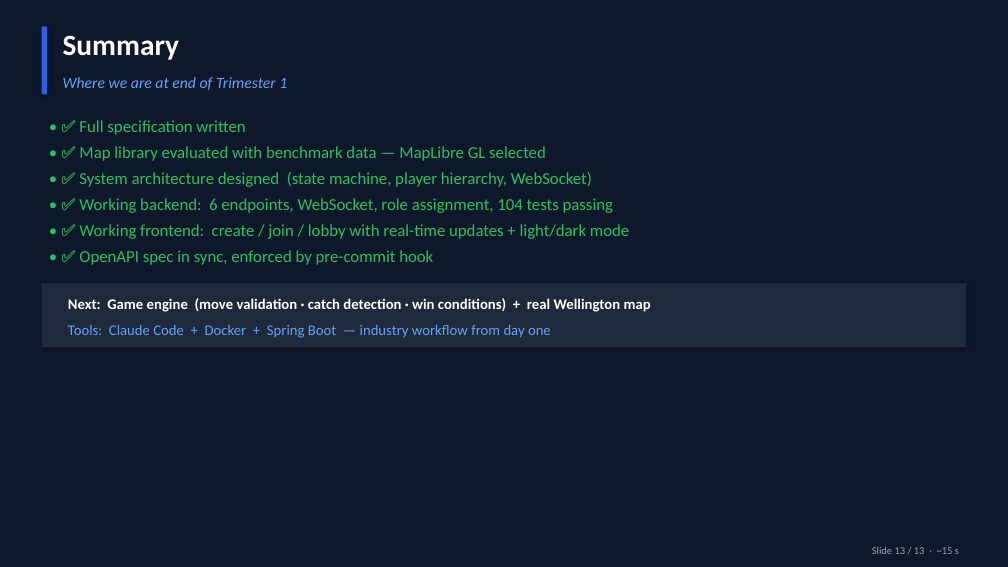
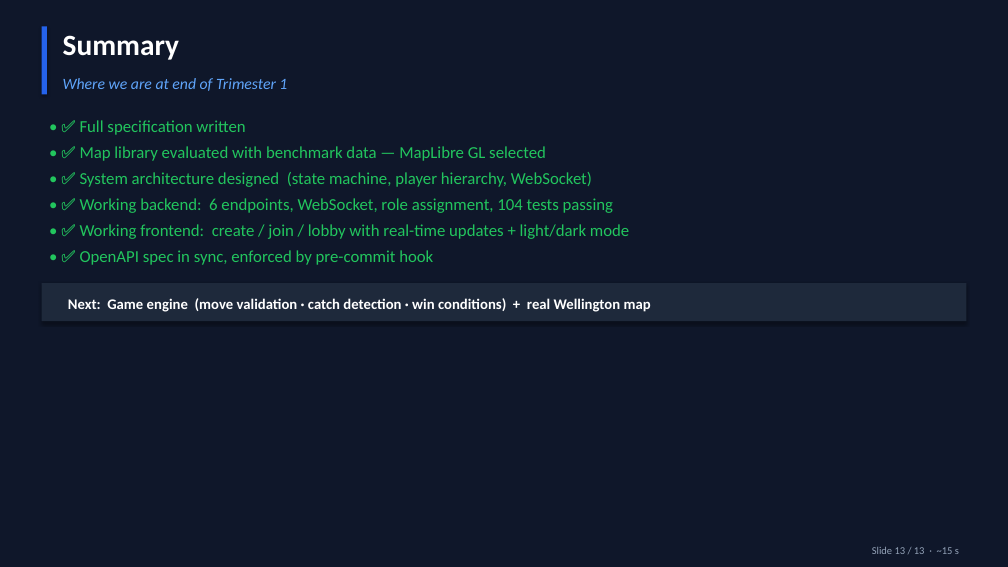
Before and after one commit to Ming-Bao/Scotland-Yard, a slide deck: slide 13 of documentation/presentation/presentation.pptx. Drawn at 1008x567 pixels with LibreOffice and Linux fonts; fonts in the diff are those of the drawing. Boxes give left, top, right and bottom in pixels: in the first picture for what was removed or moved away, otherwise in the second. Text is boxed around its words. In the diff, an @@ line names an element or a change of style, - is before the commit and + after.

```diff
--- a/documentation/presentation/presentation.pptx
+++ b/documentation/presentation/presentation.pptx
@@ rectangle: place and size @@
-rectangle at <box>42,284,966,348</box>
+rectangle at <box>42,284,966,321</box>
@@ text removed at <box>68,324,551,338</box> @@
-Tools: Claude Code + Docker + Spring Boot — industry workflow from day one
```
Also in this commit, not shown: 5 other slides changed, 3 slides added, 3 slides removed, 1 other file.
